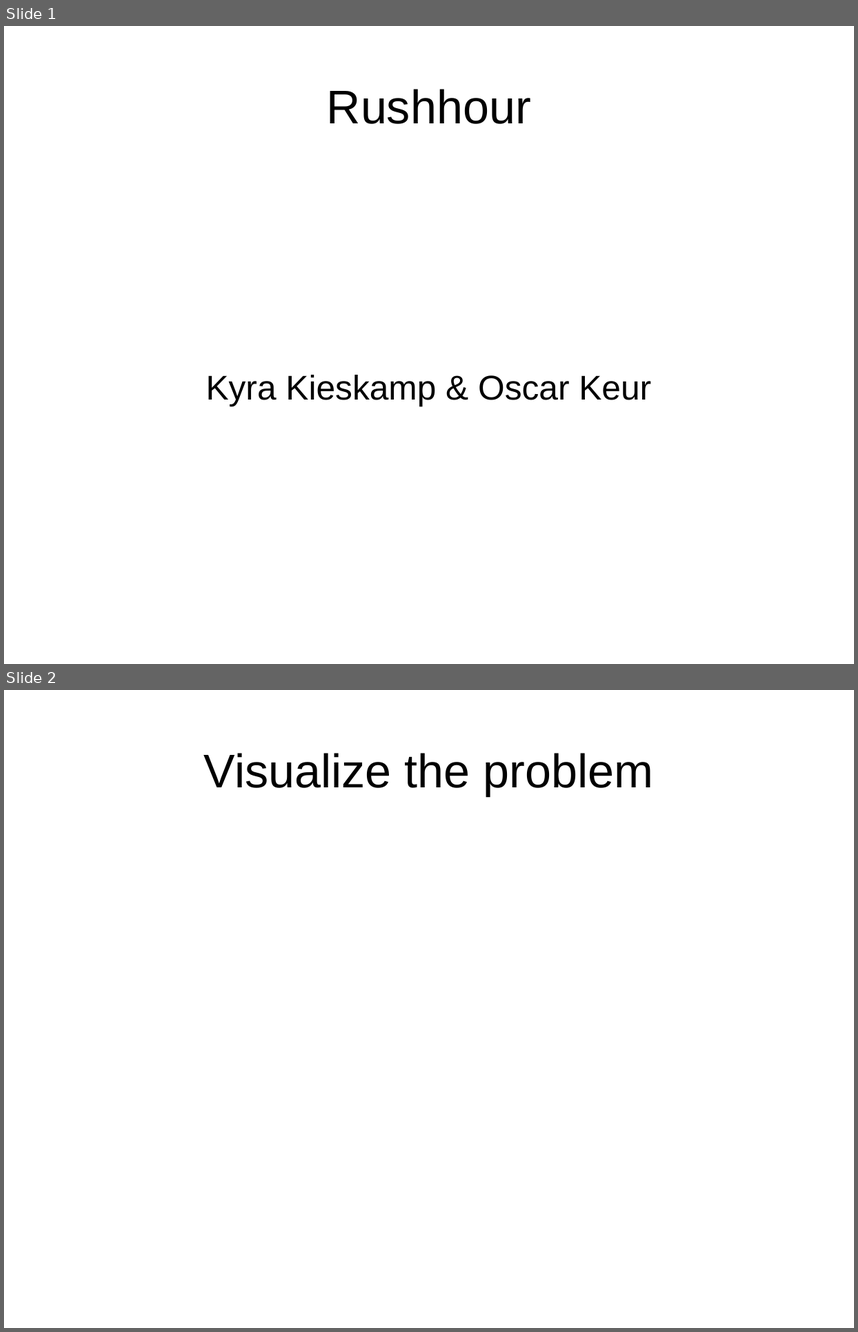
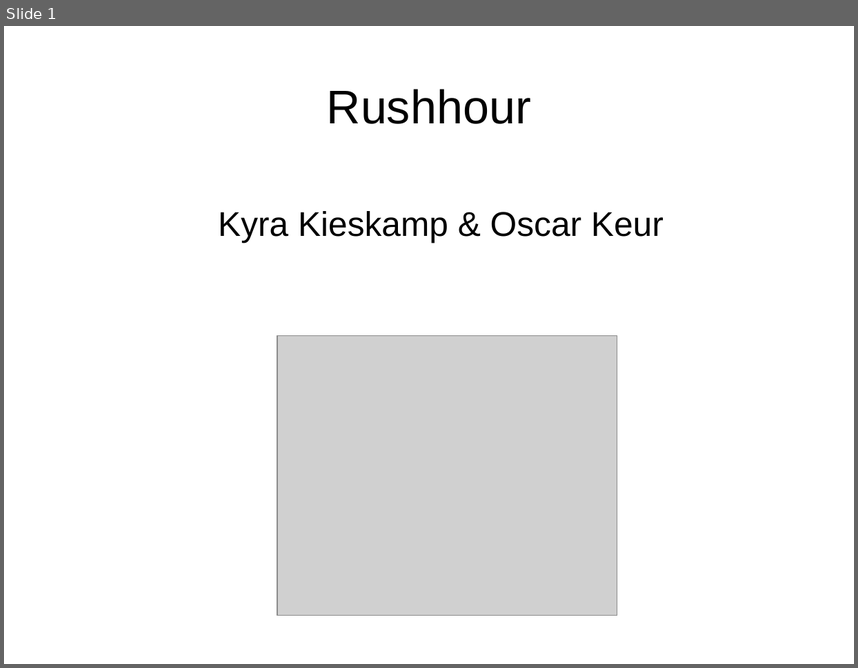
Before and after one commit to oekeur/MinProg_Heuristieken, a slide deck: Presentation rushhour week 4.odp. Shown one above the other, each under a label of ours: slides 1 and 2 before the commit, slide 1 after it. The pictures are 858x1332 and 858x668 pixels, drawn with LibreOffice and Linux fonts; fonts in the diff are those of the drawing; grey boxes stand for pictures. Boxes give left, top, right and bottom in pixels: in the first picture for what was removed or moved away, otherwise in the second. Text is boxed around its words. In the diff, an @@ line names an element or a change of style, - is before the commit and + after.

```diff
--- a/Presentation rushhour week 4.odp
+++ b/Presentation rushhour week 4.odp
@@ slide 2 removed at bbox=[4, 690, 854, 1328], background #FFFFFF @@
@@ title removed at bbox=[204, 753, 653, 796] @@
-Visualize the problem
@@ slide 1 changed as well @@
@@ subtitle "Kyra Kieskamp & Oscar Keur": place and size @@
-subtitle "Kyra Kieskamp & Oscar Keur" at bbox=[206, 374, 651, 405]
+subtitle "Kyra Kieskamp & Oscar Keur" at bbox=[218, 211, 664, 243]
@@ picture added at bbox=[277, 336, 617, 615] @@
```
Also in this commit, not shown: 7 slides added, 4 other slides removed.
